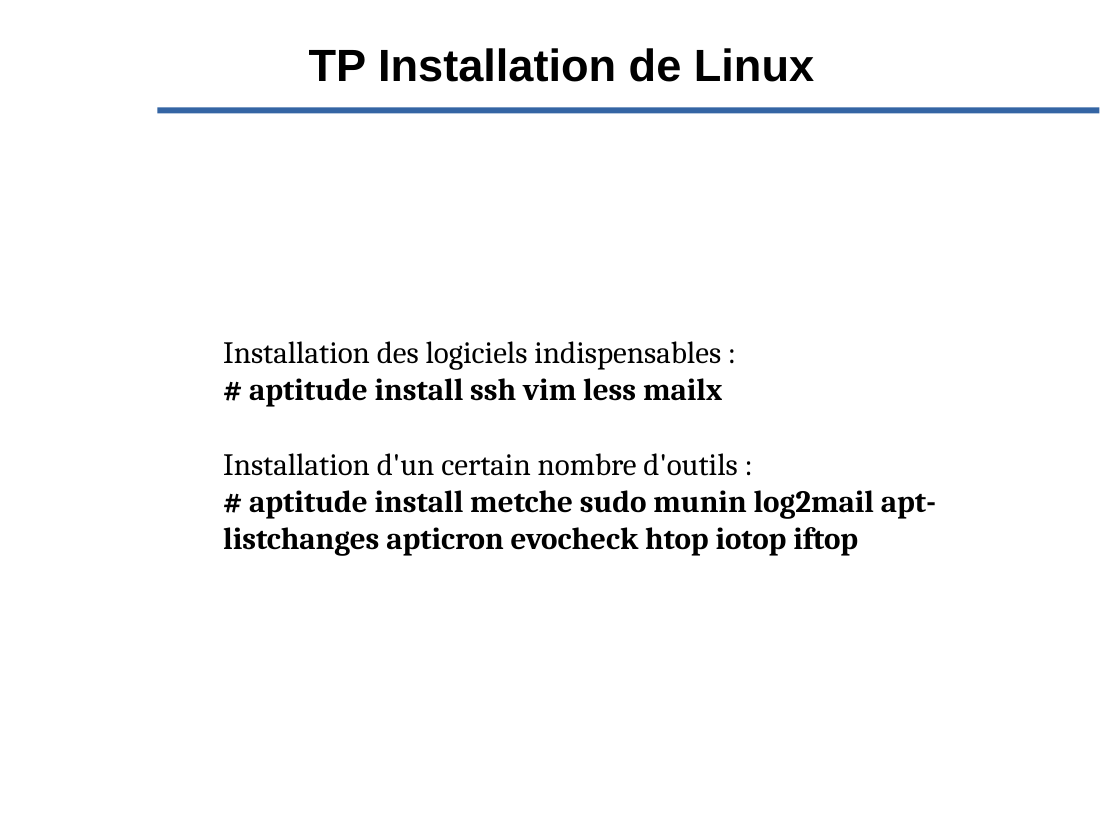
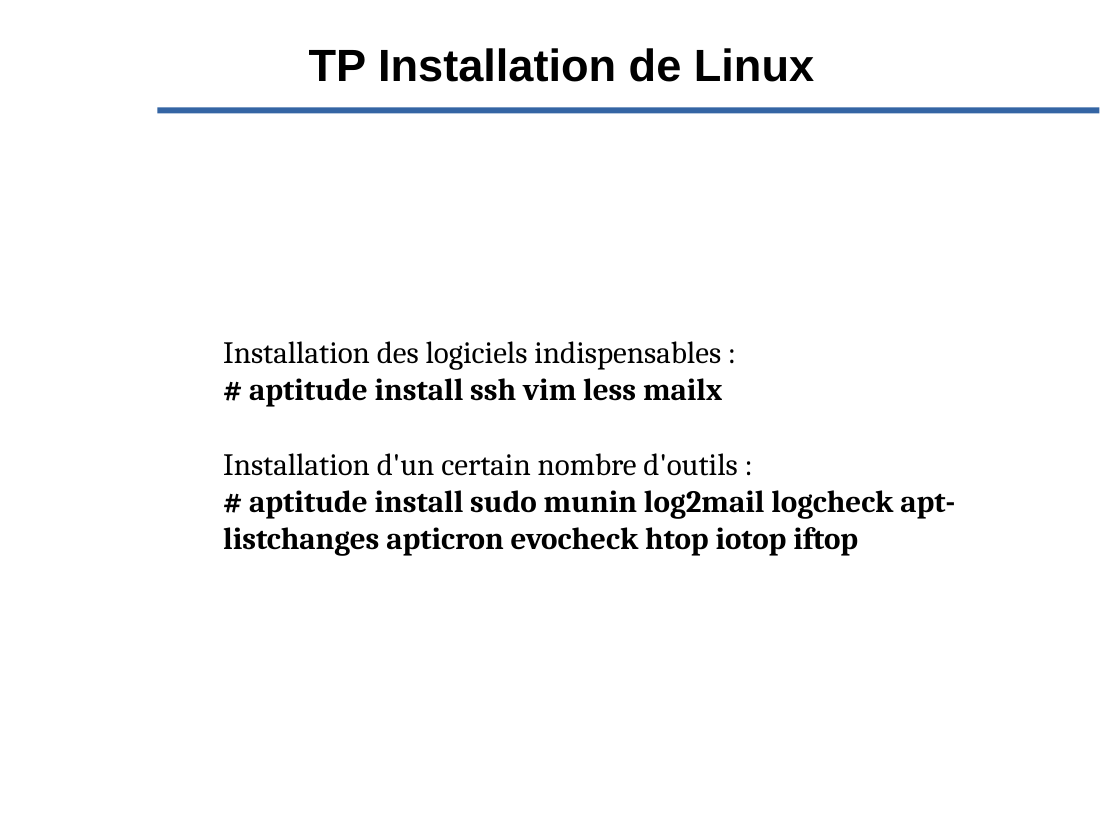
Before and after one commit to Evolix/evoformations, a slide deck: slide 39 of slides/Linux-and-Debian.odp. Drawn at 1120x840 pixels with LibreOffice and Linux fonts; fonts in the diff are those of the drawing; background and template pictures are left out. Boxes give left, top, right and bottom in pixels: in the first picture for what was removed or moved away, otherwise in the second. Text is boxed around its words. In the diff, an @@ line names an element or a change of style, - is before the commit and + after.

```diff
--- a/slides/Linux-and-Debian.odp
+++ b/slides/Linux-and-Debian.odp
@@ subtitle at [223, 490, 955, 556]: text changed @@
-# aptitude install metche sudo munin log2mail apt-listchanges apticron evocheck htop iotop iftop
+# aptitude install sudo munin log2mail logcheck apt-listchanges apticron evocheck htop iotop iftop
```
Also in this commit, not shown: 1 other slide changed, 8 other files.
